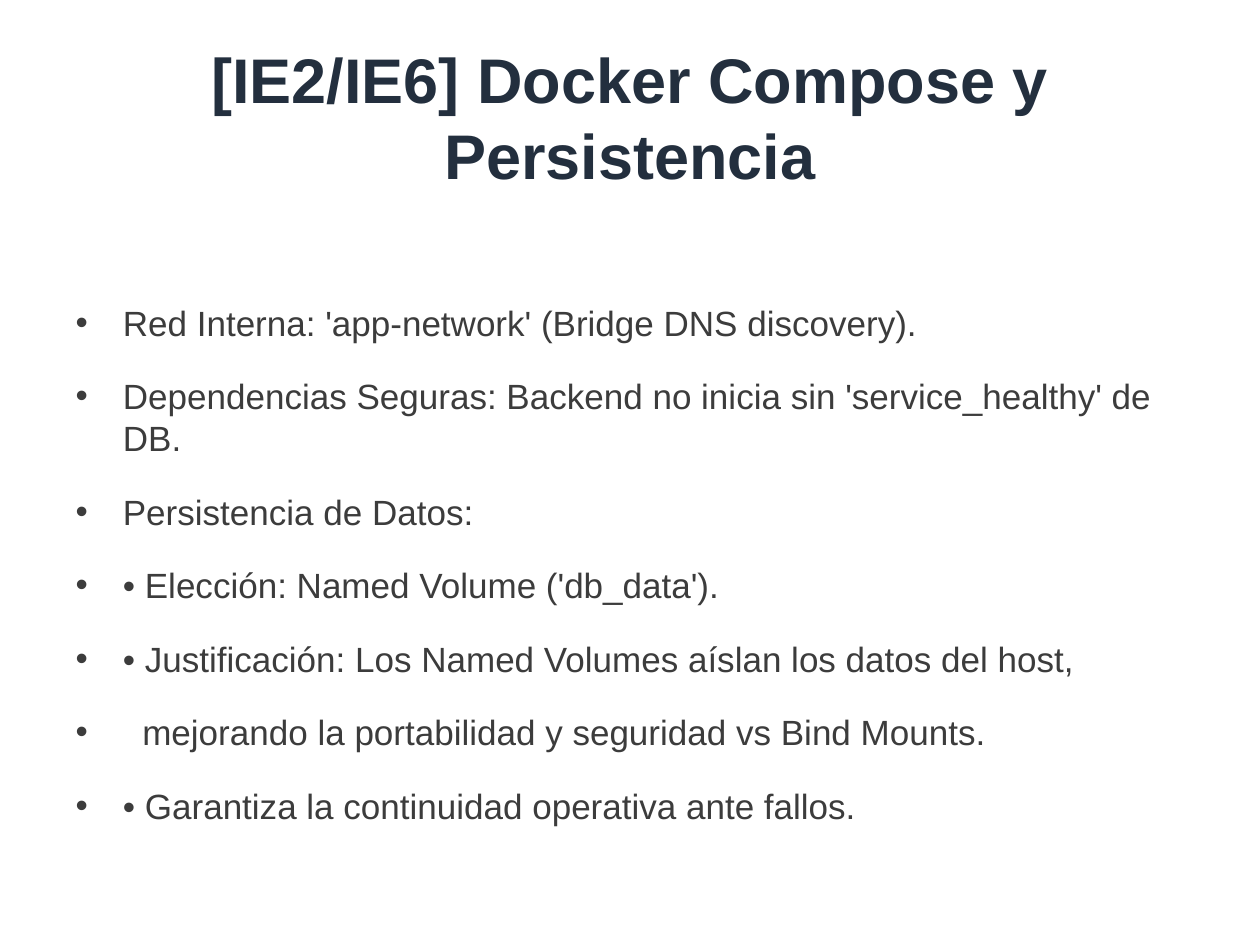
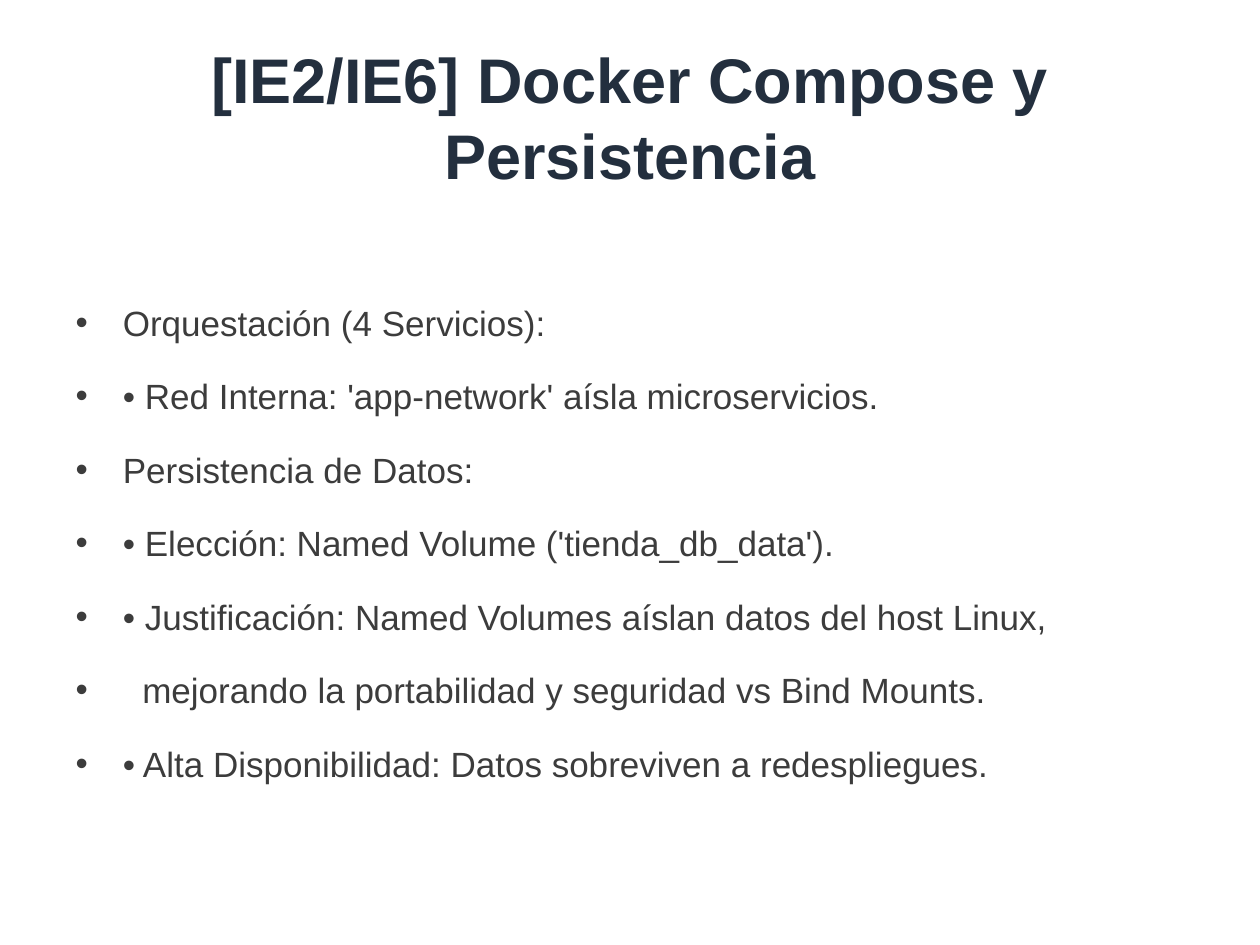
Before and after one commit to jeffplop/test_aws_grav, a slide deck: slide 4 of Entrega-Final-EP2/Presentacion-Semestral-EP2.pptx. Drawn at 1260x945 pixels with LibreOffice and Linux fonts; fonts in the diff are those of the drawing. Boxes give left, top, right and bottom in pixels: in the first picture for what was removed or moved away, otherwise in the second. Text is boxed around its words. In the diff, an @@ line names an element or a change of style, - is before the commit and + after.

Commit message:
docs: actualizar presentacion, informe y capturas a arquitectura microservicios

```diff
--- a/Entrega-Final-EP2/Presentacion-Semestral-EP2.pptx
+++ b/Entrega-Final-EP2/Presentacion-Semestral-EP2.pptx
@@ text at <box>123,310,879,416</box>: text changed @@
-• Red Interna: 'app-network' (Bridge DNS discovery).
-• Dependencias Seguras: Backend no inicia sin 'service_healthy' de DB.
+• Orquestación (4 Servicios):
+• • Red Interna: 'app-network' aísla microservicios.
@@ text at <box>145,530,1046,635</box>: text changed @@
-• • Elección: Named Volume ('db_data').
-• • Justificación: Los Named Volumes aíslan los datos del host,
+• • Elección: Named Volume ('tienda_db_data').
+• • Justificación: Named Volumes aíslan datos del host Linux,
@@ text at <box>143,751,988,783</box>: text changed @@
-• • Garantiza la continuidad operativa ante fallos.
+• • Alta Disponibilidad: Datos sobreviven a redespliegues.
```
Also in this commit, not shown: 8 other slides changed, 1 slide added, 1 slide removed, 11 other files.
